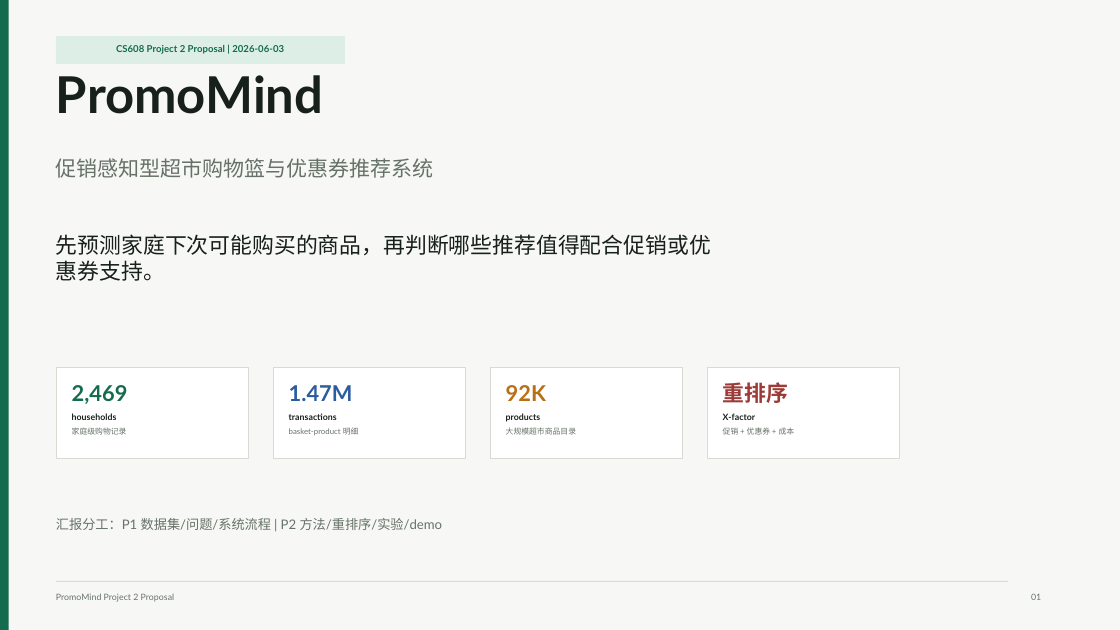
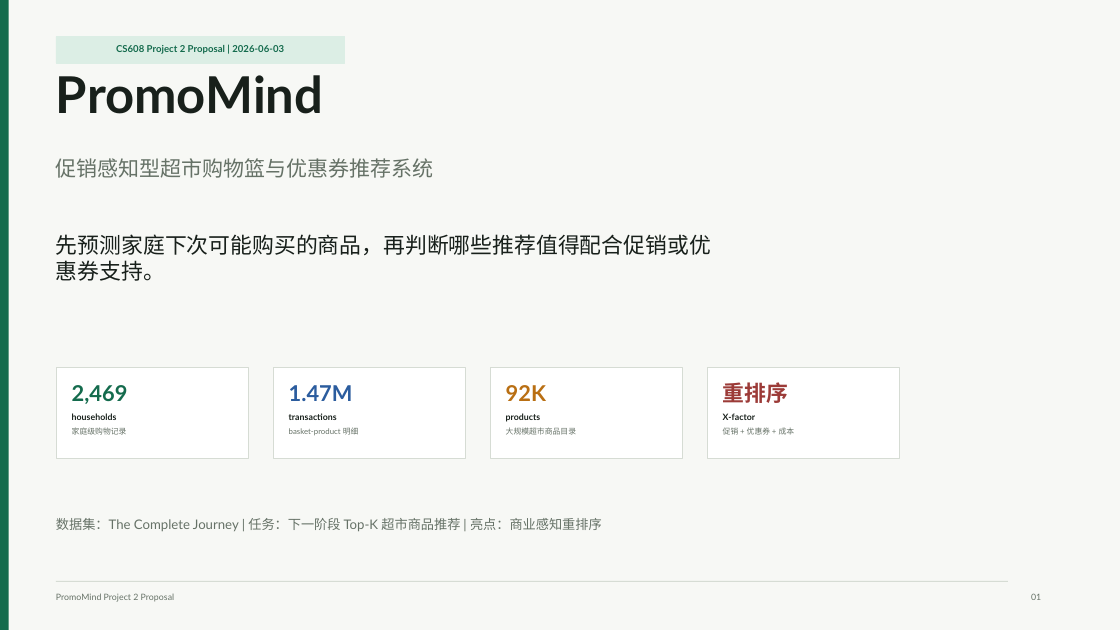
Before and after one commit to ZoRan-Wang/PromoMind-public-backup-20260624, a slide deck: slide 1 of deliverables/proposal_2026_06_03/PromoMind_proposal_slides_zh.pptx. Drawn at 1120x630 pixels with LibreOffice and Linux fonts; fonts in the diff are those of the drawing. Boxes give left, top, right and bottom in pixels: in the first picture for what was removed or moved away, otherwise in the second. Text is boxed around its words. In the diff, an @@ line names an element or a change of style, - is before the commit and + after.

```diff
--- a/deliverables/proposal_2026_06_03/PromoMind_proposal_slides_zh.pptx
+++ b/deliverables/proposal_2026_06_03/PromoMind_proposal_slides_zh.pptx
@@ text at <box>56,518,602,531</box>: text changed @@
-汇报分工：P1 数据集/问题/系统流程 | P2 方法/重排序/实验/demo
+数据集：The Complete Journey | 任务：下一阶段 Top-K 超市商品推荐 | 亮点：商业感知重排序
```
Also in this commit, not shown: 1 slide added, 1 slide removed, 2 other files.
